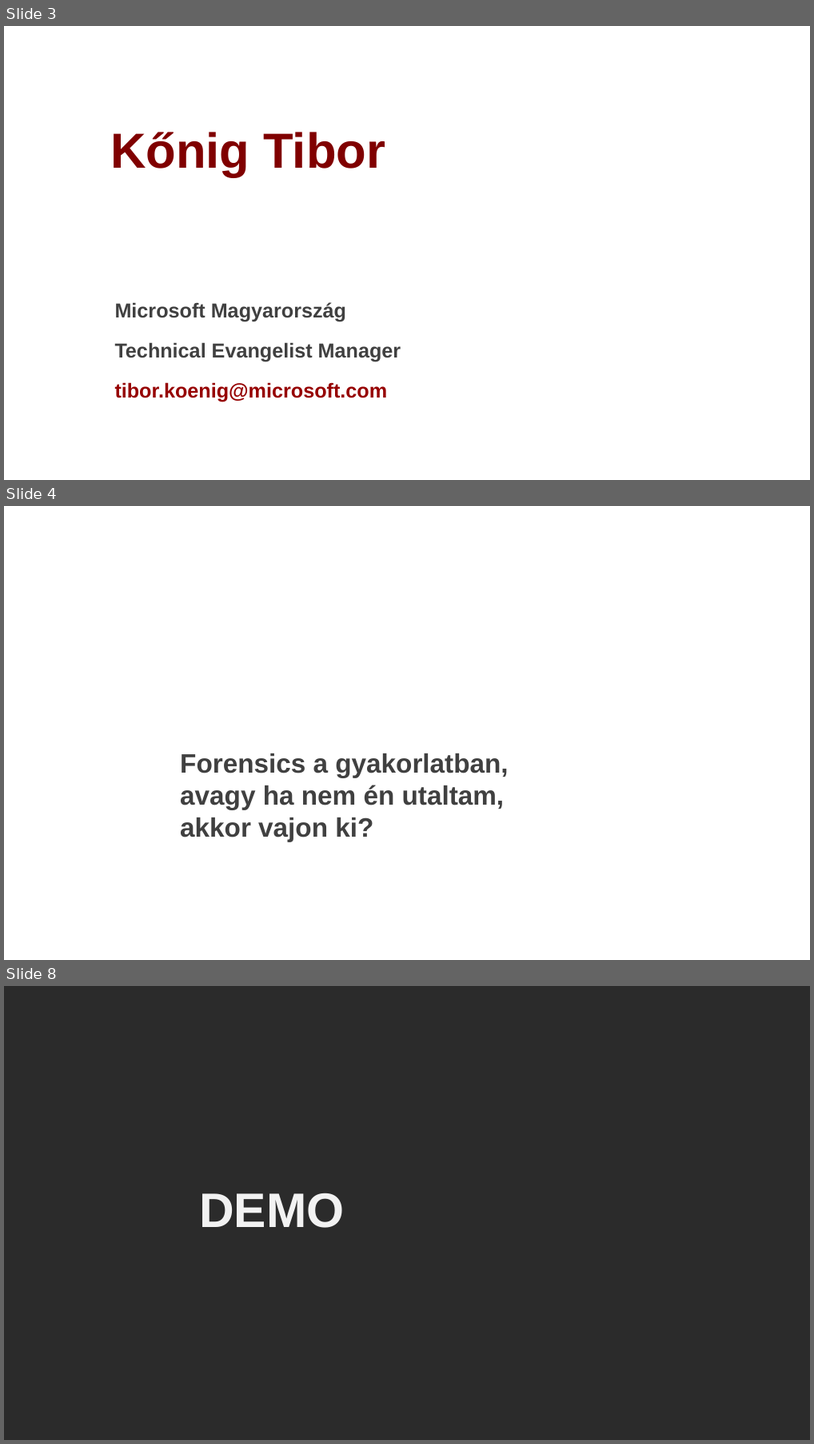
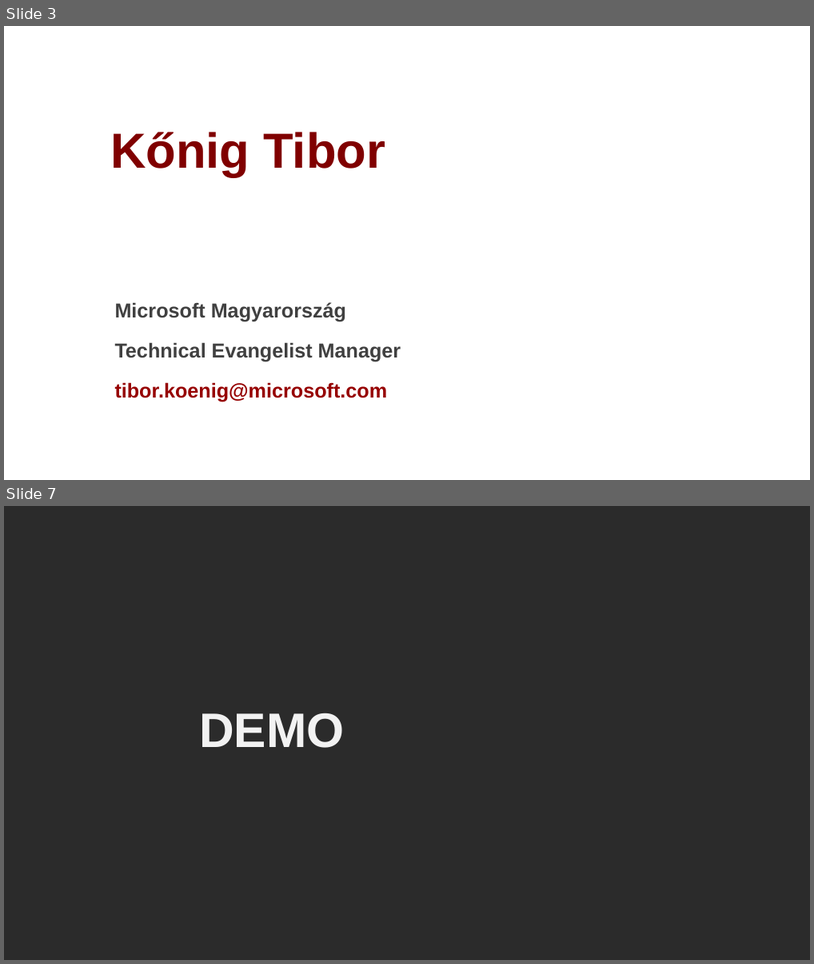
Before and after one commit to ITForumHungary/ITForum2016-Developer, a slide deck: MicrosoftGraph/ITForum2016-MicrosoftGraph.ppt. Shown one above the other, each under a label of ours: slides 3, 4 and 8 before the commit, slides 3 and 7 after it; the slides between them are not shown. The pictures are 814x1444 and 814x964 pixels, drawn with LibreOffice and Linux fonts; fonts in the diff are those of the drawing; background and template pictures are left out; a plain dark background stands for a picture behind light text. Boxes give left, top, right and bottom in pixels: in the first picture for what was removed or moved away, otherwise in the second. Text is boxed around its words. In the diff, an @@ line names an element or a change of style, - is before the commit and + after.

```diff
--- a/MicrosoftGraph/ITForum2016-MicrosoftGraph.ppt
+++ b/MicrosoftGraph/ITForum2016-MicrosoftGraph.ppt
@@ slide 4 removed at (x1=4, y1=506, x2=810, y2=960), background picture (left out) @@
@@ text removed at (x1=180, y1=753, x2=508, y2=841) @@
-Forensics a gyakorlatban,
-avagy ha nem én utaltam,
-akkor vajon ki?
@@ what was slide 8 is now slide 7 @@
```
Also in this commit, not shown: 3 slides added, 3 other slides removed.
